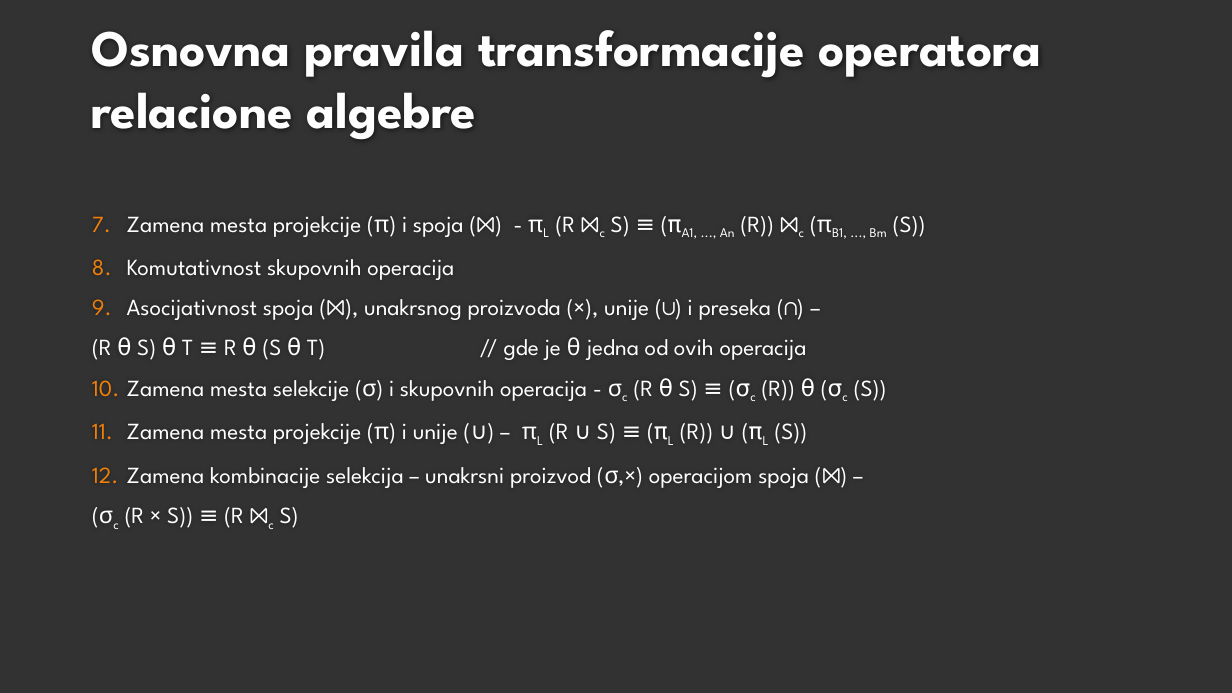
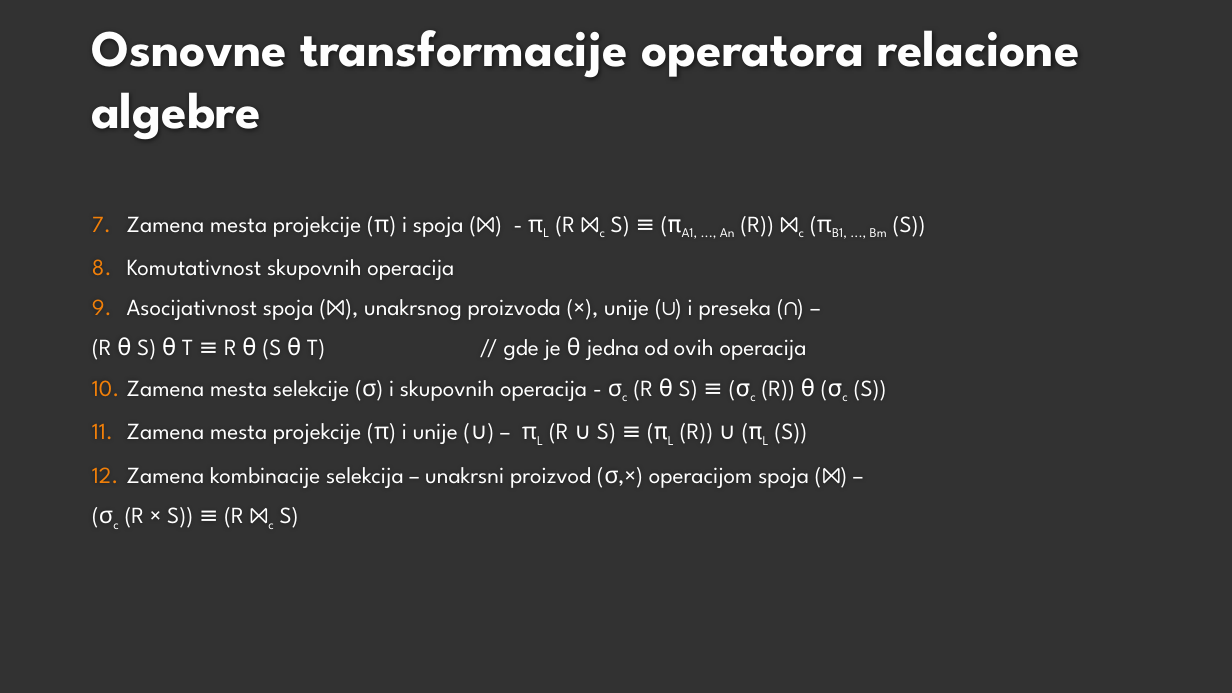
Before and after one commit to Rista5/DBMS, a slide deck: slide 5 of Obrada i optimizacija upita kod Oracle baze podataka.pptx. Drawn at 1232x693 pixels with LibreOffice and Linux fonts; fonts in the diff are those of the drawing; background and template pictures are left out. Boxes give left, top, right and bottom in pixels: in the first picture for what was removed or moved away, otherwise in the second. Text is boxed around its words. In the diff, an @@ line names an element or a change of style, - is before the commit and + after.

```diff
--- a/Obrada i optimizacija upita kod Oracle baze podataka.pptx
+++ b/Obrada i optimizacija upita kod Oracle baze podataka.pptx
@@ title at bbox=[91, 30, 1080, 139]: text changed @@
-Osnovna pravila transformacije operatora relacione algebre
+Osnovne transformacije operatora relacione algebre
```
Also in this commit, not shown: 3 other slides changed, 2 other files.
